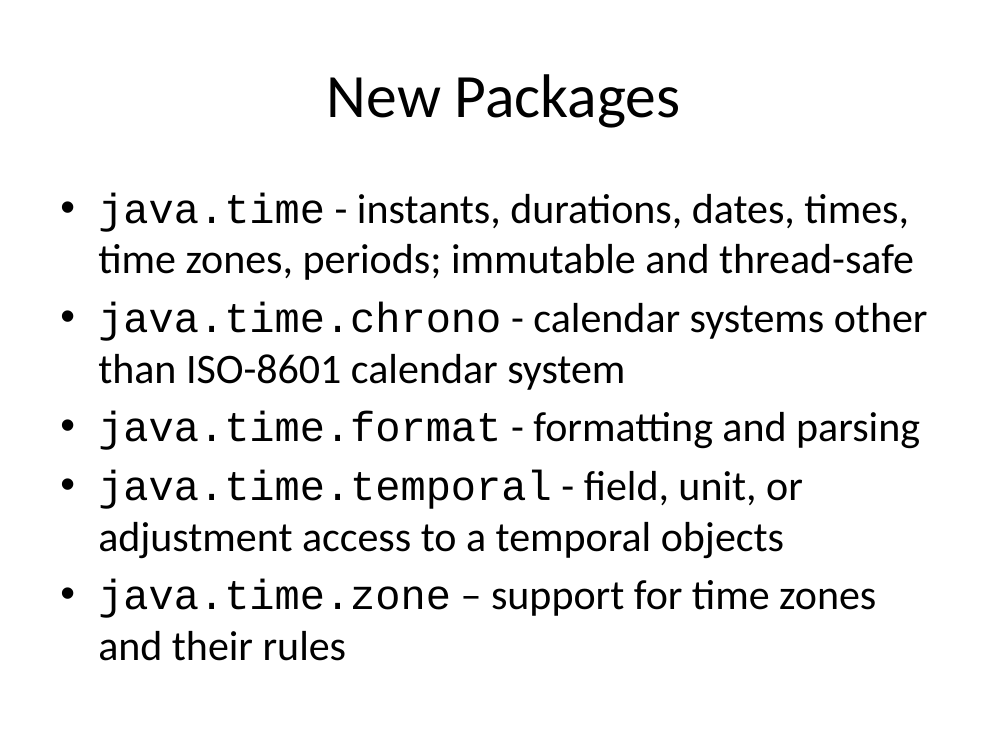
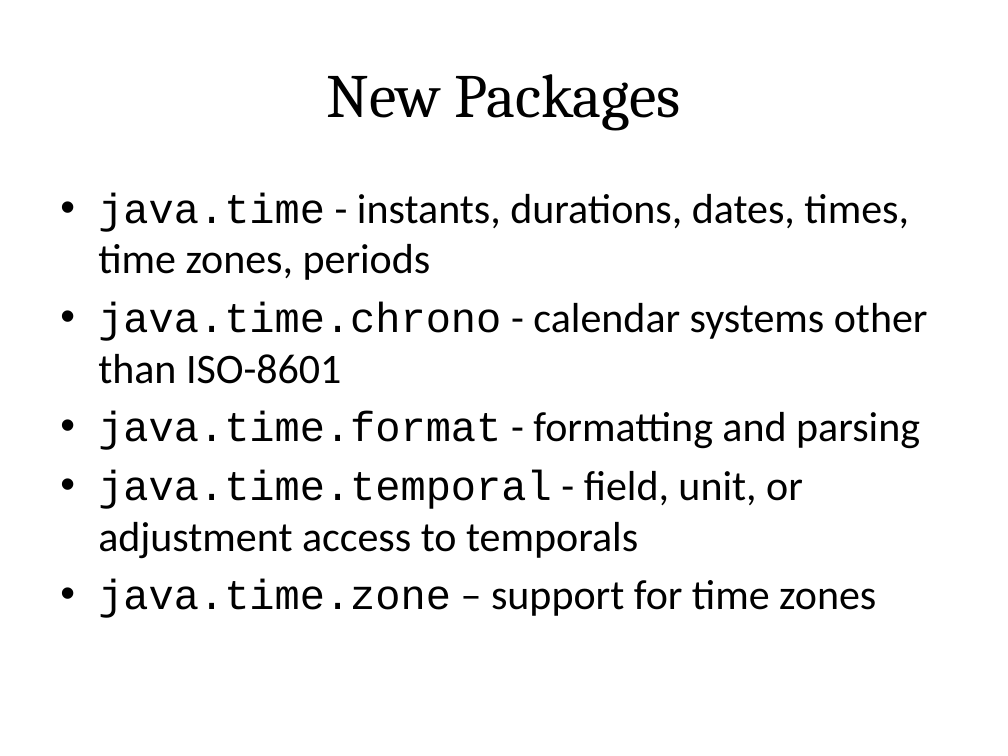
Before and after one commit to sualeh/make-a-date, a slide deck: slide 34 of Java 8 Date and Time API.pptx. Drawn at 1008x756 pixels with LibreOffice and Linux fonts; fonts in the diff are those of the drawing. Boxes give left, top, right and bottom in pixels: in the first picture for what was removed or moved away, otherwise in the second. Text is boxed around its words. In the diff, an @@ line names an element or a change of style, - is before the commit and + after.

Commit message:
Updates

```diff
--- a/Java 8 Date and Time API.pptx
+++ b/Java 8 Date and Time API.pptx
@@ title "New Packages" at [327, 74, 681, 131]: font Calibri to Cambria @@
@@ text at [98, 192, 928, 384]: text changed @@
-• java.time - instants, durations, dates, times, time zones, periods; immutable and thread-safe
-• java.time.chrono - calendar systems other than ISO-8601 calendar system
+• java.time - instants, durations, dates, times, time zones, periods
+• java.time.chrono - calendar systems other than ISO-8601
@@ text at [98, 470, 876, 618]: text changed @@
-• java.time.temporal - field, unit, or adjustment access to a temporal objects
-• java.time.zone – support for time zones and their rules
+• java.time.temporal - field, unit, or adjustment access to temporals
+• java.time.zone – support for time zones
```
Also in this commit, not shown: 42 other slides changed.
